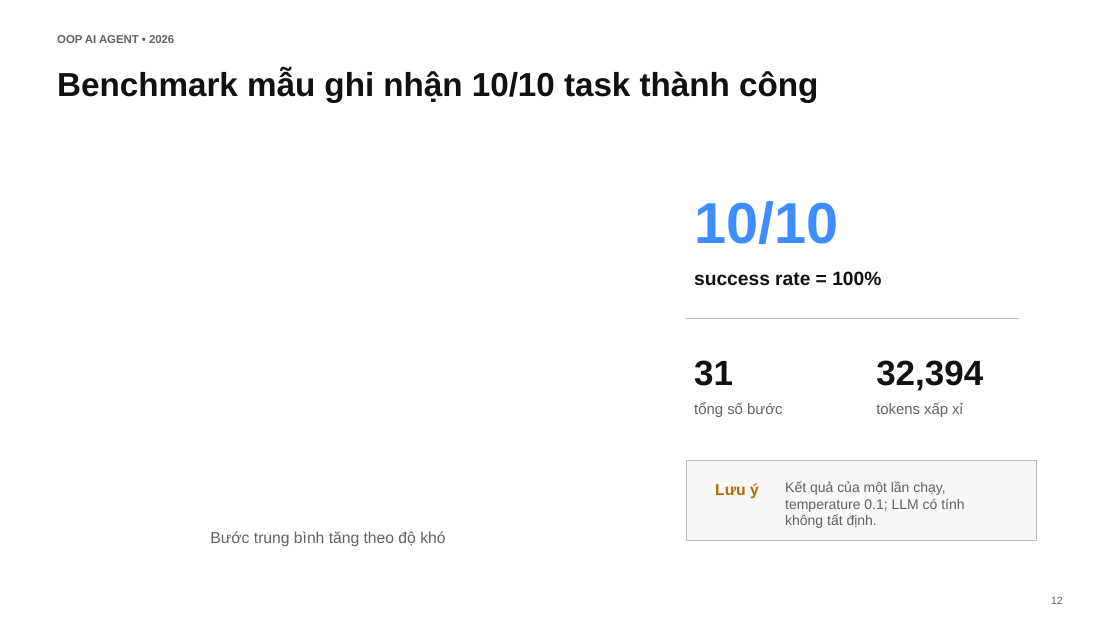
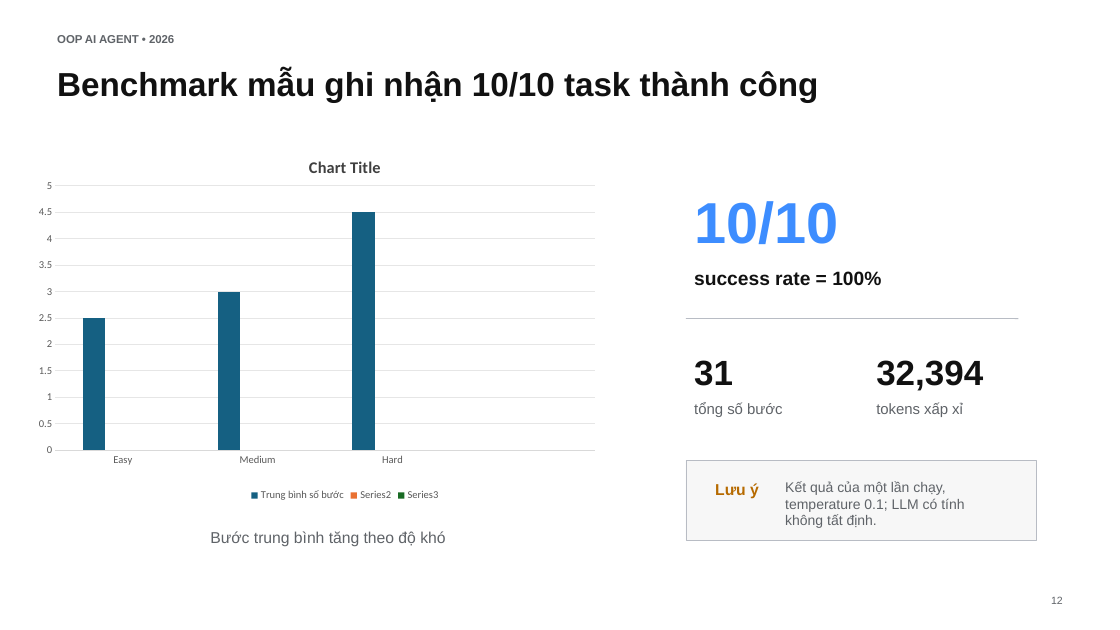
Before and after one commit to putindao/25127136_OopAgent, a slide deck: slide 12 of docs/Slide.pptx. Drawn at 1120x630 pixels with LibreOffice and Linux fonts; fonts in the diff are those of the drawing. Boxes give left, top, right and bottom in pixels: in the first picture for what was removed or moved away, otherwise in the second. Text is boxed around its words. In the diff, an @@ line names an element or a change of style, - is before the commit and + after.

Commit message:
update report and slide

```diff
--- a/docs/Slide.pptx
+++ b/docs/Slide.pptx
@@ column chart added at [31,141,660,505] @@
+categories: Easy, Medium, Hard, 
+Trung bình số bước: 2.5, 3, 4.5, -
+: -, -, -, -
+: -, -, -, -
```
Also in this commit, not shown: 1 other file.
